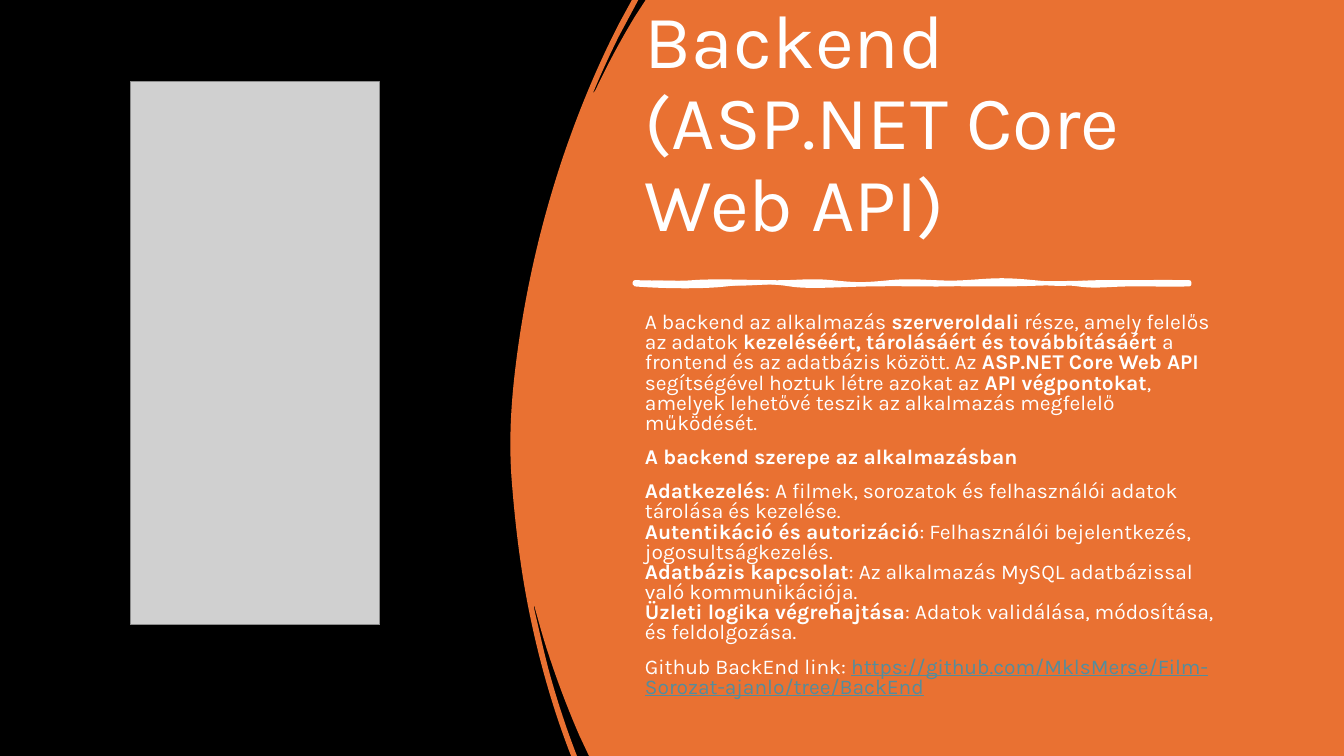
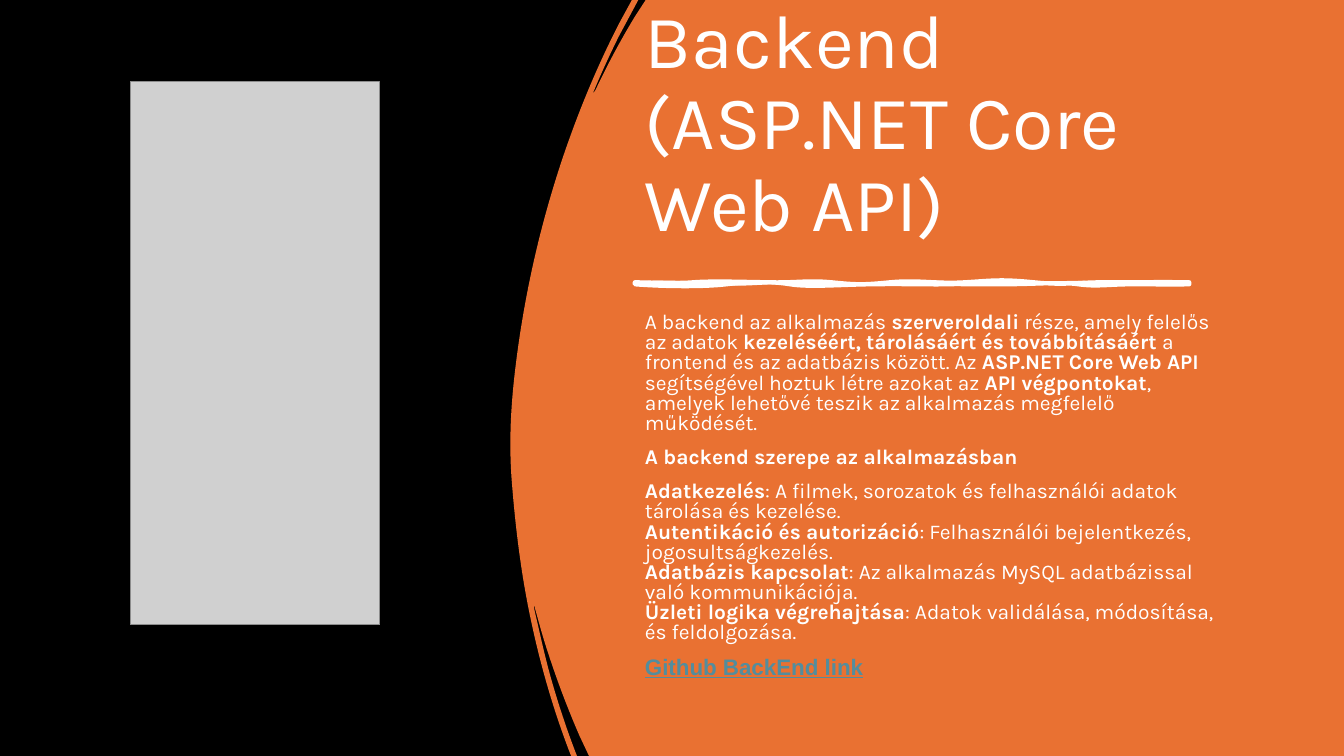
Before and after one commit to MklsMerse/Film-Sorozat-ajanlo, a slide deck: slide 10 of FilmSorozatAjanlo.pptx. Drawn at 1344x756 pixels with LibreOffice and Linux fonts; fonts in the diff are those of the drawing; grey boxes stand for pictures. Boxes give left, top, right and bottom in pixels: in the first picture for what was removed or moved away, otherwise in the second. Text is boxed around its words. In the diff, an @@ line names an element or a change of style, - is before the commit and + after.

```diff
--- a/FilmSorozatAjanlo.pptx
+++ b/FilmSorozatAjanlo.pptx
@@ text at (645,659,863,678): text changed; size 15 to 16 pt; font Karla to Arial; bold on @@
-Github BackEnd link: https://github.com/MklsMerse/Film-Sorozat-ajanlo/tree/BackEnd
+Github BackEnd link
```
Also in this commit, not shown: 7 other slides changed.
